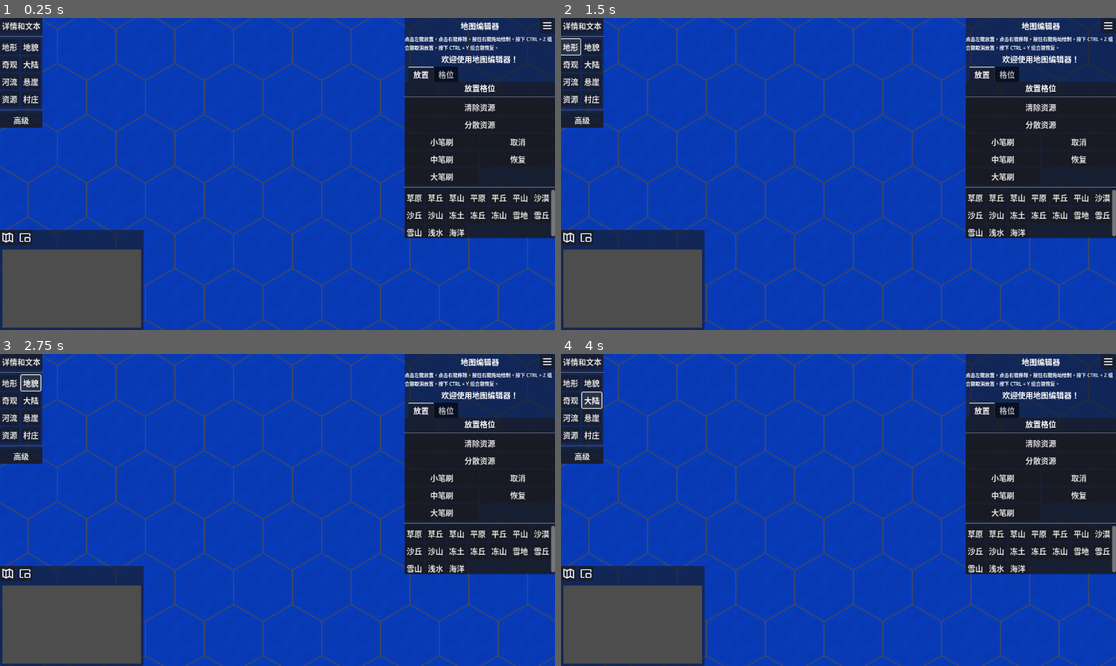
Above: before the commit, frames 1-4 (two rows, left to right).
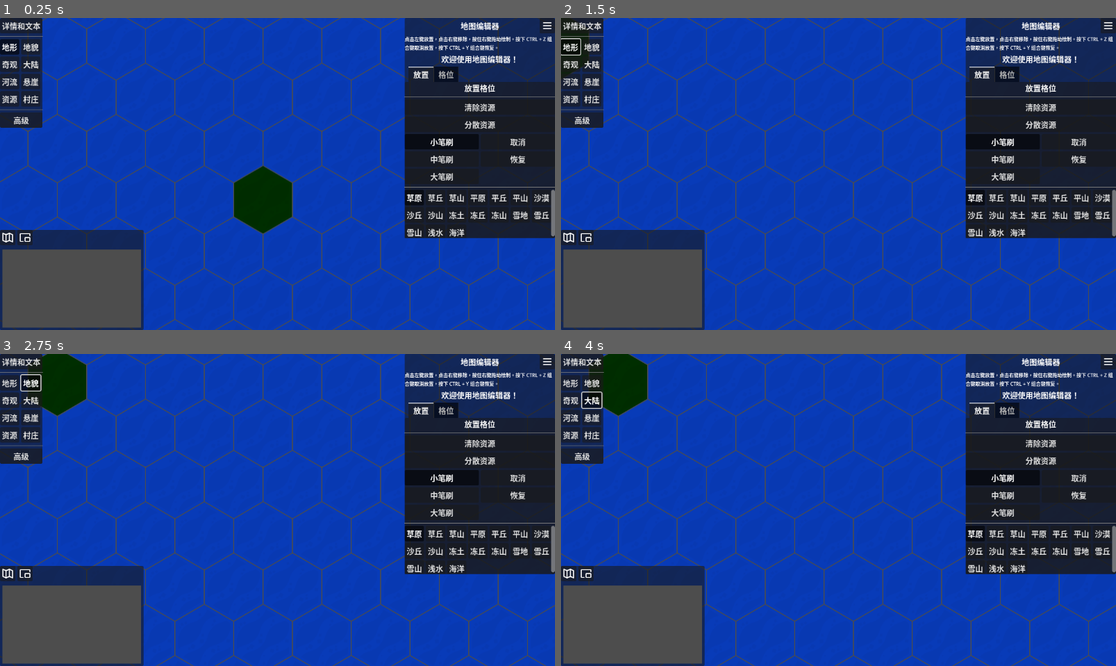
Above: after the commit, the same moments.

Repository: ZeromaXHe/MyGitRepository
Game: Godot game, scene res://scenes/map_editor/map_editor.tscn
Same seed, same stepped clock (60 frames per second), same inputs: the game is played once before the commit and once after it. This scene is started directly instead of the project's main scene.
Inputs:
- Up to frame 1 (0.25 s): no input
- Up to frame 2 (1.5 s): click "详情和文本" at 0.5 s; click "地形" at 1.25 s
- Up to frame 3 (2.75 s): click "地貌" at 2 s
- Up to frame 4 (4 s): click "奇观" at 2.75 s; click "大陆" at 3.5 s

The runs differ from the first frame. In frame 1, 7.7% of the frame differs, in the area x 0-100%, y 0-100%; in frame 2, 6.6%; in frame 3, 7.6%; in frame 4, 7.6%.

Commit message:
feature(GodotDemo): Civ6Copy 仿文明战棋游戏 - 地图编辑器（鼠标悬浮地块标记，创建草原地块和周围浅海、GUI 按钮组）

Diff:
--- a/GodotDemo/Civ6Copy/project.godot
+++ b/GodotDemo/Civ6Copy/project.godot
@@ -11,6 +11,6 @@
 [application]
 
 config/name="Civ6Copy"
-run/main_scene="res://scenes/main.tscn"
+run/main_scene="res://scenes/menu/main_menu.tscn"
 config/features=PackedStringArray("4.1", "Forward Plus")
 config/icon="res://icon.svg"
--- a/GodotDemo/Civ6Copy/scenes/gui/map_editor_gui.gd
+++ b/GodotDemo/Civ6Copy/scenes/gui/map_editor_gui.gd
@@ -7,9 +7,166 @@
 	GRID,
 }
 
+enum PlaceMode {
+	TERRAIN,
+	LANDSCAPE,
+	WONDER,
+	CONTINENT,
+	RIVER,
+	CLIFF,
+	RESOURCE,
+	VILLAGE,
+}
+
+enum TerrainType {
+	GRASS,
+	GRASS_HILL,
+	GRASS_MOUNTAIN,
+	PLAIN,
+	PLAIN_HILL,
+	PLAIN_MOUNTAIN,
+	DESERT,
+	DESERT_HILL,
+	DESERT_MOUNTAIN,
+	TUNDRA,
+	TUNDRA_HILL,
+	TUNDRA_MOUNTAIN,
+	SNOW,
+	SNOW_HILL,
+	SNOW_MOUNTAIN,
+	SHORE,
+	OCEAN,
+}
+
+enum PainterSize {
+	SMALL,
+	MID,
+	BIG,
+}
+
+var place_mode: PlaceMode = PlaceMode.TERRAIN
+var place_mode_group: ButtonGroup = null
+var terrain_type: TerrainType = TerrainType.GRASS
+var terrain_type_group: ButtonGroup = null
+var painter_size: PainterSize = PainterSize.SMALL
+var painter_size_group: ButtonGroup = null
 
 @onready var info_label: Label = $MarginContainer/RightTopPanelContainer/RtVBoxContainer/TitleVBoxContainer/InfoLabel
 @onready var rt_tab: TabContainer = $MarginContainer/RightTopPanelContainer/RtVBoxContainer/TabContainer
+# 左上角的选择放置模式的按钮
+@onready var terrain_button: Button = $MarginContainer/LeftTopPanelContainer/VBoxContainer/GridContainer/TerrainButton
+@onready var landscape_button: Button = $MarginContainer/LeftTopPanelContainer/VBoxContainer/GridContainer/LandscapeButton
+@onready var wonder_button: Button = $MarginContainer/LeftTopPanelContainer/VBoxContainer/GridContainer/WonderButton
+@onready var continent_button: Button = $MarginContainer/LeftTopPanelContainer/VBoxContainer/GridContainer/ContinentButton
+@onready var river_button: Button = $MarginContainer/LeftTopPanelContainer/VBoxContainer/GridContainer/RiverButton
+@onready var cliff_button: Button = $MarginContainer/LeftTopPanelContainer/VBoxContainer/GridContainer/CliffButton
+@onready var resource_button: Button = $MarginContainer/LeftTopPanelContainer/VBoxContainer/GridContainer/ResourceButton
+@onready var village_button: Button = $MarginContainer/LeftTopPanelContainer/VBoxContainer/GridContainer/VillageButton
+# 右边选择笔刷大小的按钮
+@onready var small_button: Button = $"MarginContainer/RightTopPanelContainer/RtVBoxContainer/TabContainer/放置/EditGridContainer/SmallButton"
+@onready var mid_button: Button = $"MarginContainer/RightTopPanelContainer/RtVBoxContainer/TabContainer/放置/EditGridContainer/MidButton"
+@onready var big_button: Button = $"MarginContainer/RightTopPanelContainer/RtVBoxContainer/TabContainer/放置/EditGridContainer/BigButton"
+# 右边放置地形时的按钮
+@onready var grass_button: Button = $"MarginContainer/RightTopPanelContainer/RtVBoxContainer/TabContainer/放置/ScrollContainer/TerrainGridContainer/GrassButton"
+@onready var grass_hill_button: Button = $"MarginContainer/RightTopPanelContainer/RtVBoxContainer/TabContainer/放置/ScrollContainer/TerrainGridContainer/GrassHillButton"
+@onready var grass_mountain_button: Button = $"MarginContainer/RightTopPanelContainer/RtVBoxContainer/TabContainer/放置/ScrollContainer/TerrainGridContainer/GrassMountainButton"
+@onready var plain_button: Button = $"MarginContainer/RightTopPanelContainer/RtVBoxContainer/TabContainer/放置/ScrollContainer/TerrainGridContainer/PlainButton"
+@onready var plain_hill_button: Button = $"MarginContainer/RightTopPanelContainer/RtVBoxContainer/TabContainer/放置/ScrollContainer/TerrainGridContainer/PlainHillButton"
+@onready var plain_mountain_button: Button = $"MarginContainer/RightTopPanelContainer/RtVBoxContainer/TabContainer/放置/ScrollContainer/TerrainGridContainer/PlainMountainButton"
+@onready var desert_button: Button = $"MarginContainer/RightTopPanelContainer/RtVBoxContainer/TabContainer/放置/ScrollContainer/TerrainGridContainer/DesertButton"
+@onready var desert_hill_button: Button = $"MarginContainer/RightTopPanelContainer/RtVBoxContainer/TabContainer/放置/ScrollContainer/TerrainGridContainer/DesertHillButton"
+@onready var desert_mountain_button: Button = $"MarginContainer/RightTopPanelContainer/RtVBoxContainer/TabContainer/放置/ScrollContainer/TerrainGridContainer/DesertMountainButton"
+@onready var tundra_button: Button = $"MarginContainer/RightTopPanelContainer/RtVBoxContainer/TabContainer/放置/ScrollContainer/TerrainGridContainer/TundraButton"
+@onready var tundra_hill_button: Button = $"MarginContainer/RightTopPanelContainer/RtVBoxContainer/TabContainer/放置/ScrollContainer/TerrainGridContainer/TundraHillButton"
+@onready var tundra_mountain_button: Button = $"MarginContainer/RightTopPanelContainer/RtVBoxContainer/TabContainer/放置/ScrollContainer/TerrainGridContainer/TundraMountainButton"
+@onready var snow_button: Button = $"MarginContainer/RightTopPanelContainer/RtVBoxContainer/TabContainer/放置/ScrollContainer/TerrainGridContainer/SnowButton"
+@onready var snow_hill_button: Button = $"MarginContainer/RightTopPanelContainer/RtVBoxContainer/TabContainer/放置/ScrollContainer/TerrainGridContainer/SnowHillButton"
+@onready var snow_mountain_button: Button = $"MarginContainer/RightTopPanelContainer/RtVBoxContainer/TabContainer/放置/ScrollContainer/TerrainGridContainer/SnowMountainButton"
+@onready var shore_button: Button = $"MarginContainer/RightTopPanelContainer/RtVBoxContainer/TabContainer/放置/ScrollContainer/TerrainGridContainer/ShoreButton"
+@onready var ocean_button: Button = $"MarginContainer/RightTopPanelContainer/RtVBoxContainer/TabContainer/放置/ScrollContainer/TerrainGridContainer/OceanButton"
+
+
+func _ready() -> void:
+	place_mode_group = terrain_button.button_group
+	place_mode_group.pressed.connect(handle_place_mode_group_pressed)
+	terrain_type_group = grass_button.button_group
+	terrain_type_group.pressed.connect(handle_terrain_type_group_pressed)
+	painter_size_group = small_button.button_group
+	painter_size_group.pressed.connect(handle_painter_size_group_pressed)
+
+
+func handle_place_mode_group_pressed(button: BaseButton) -> void:
+	match button:
+		terrain_button:
+			place_mode = PlaceMode.TERRAIN
+		landscape_button:
+			place_mode = PlaceMode.LANDSCAPE
+		wonder_button:
+			place_mode = PlaceMode.WONDER
+		continent_button:
+			place_mode = PlaceMode.CONTINENT
+		river_button:
+			place_mode = PlaceMode.RIVER
+		cliff_button:
+			place_mode = PlaceMode.CLIFF
+		resource_button:
+			place_mode = PlaceMode.RESOURCE
+		village_button:
+			place_mode = PlaceMode.VILLAGE
+		_:
+			printerr("wrong button in place mode group")
+
+
+func handle_terrain_type_group_pressed(button: BaseButton) -> void:
+	match button:
+		grass_button:
+			terrain_type = TerrainType.GRASS
+		grass_hill_button:
+			terrain_type = TerrainType.GRASS_HILL
+		grass_mountain_button:
+			terrain_type = TerrainType.GRASS_MOUNTAIN
+		plain_button:
+			terrain_type = TerrainType.PLAIN
+		plain_hill_button:
+			terrain_type = TerrainType.PLAIN_HILL
+		plain_mountain_button:
+			terrain_type = TerrainType.PLAIN_MOUNTAIN
+		desert_button:
+			terrain_type = TerrainType.DESERT
+		desert_hill_button:
+			terrain_type = TerrainType.DESERT_HILL
+		desert_mountain_button:
+			terrain_type = TerrainType.DESERT_MOUNTAIN
+		tundra_button:
+			terrain_type = TerrainType.TUNDRA
+		tundra_hill_button:
+			terrain_type = TerrainType.TUNDRA_HILL
+		tundra_mountain_button:
+			terrain_type = TerrainType.TUNDRA_MOUNTAIN
+		snow_button:
+			terrain_type = TerrainType.SNOW
+		snow_hill_button:
+			terrain_type = TerrainType.SNOW_HILL
+		snow_mountain_button:
+			terrain_type = TerrainType.SNOW_MOUNTAIN
+		shore_button:
+			terrain_type = TerrainType.SHORE
+		ocean_button:
+			terrain_type = TerrainType.OCEAN
+		_:
+			printerr("wrong button in terrain type group")
+
+
+func handle_painter_size_group_pressed(button: BaseButton) -> void:
+	match button:
+		small_button:
+			painter_size = PainterSize.SMALL
+		mid_button:
+			painter_size = PainterSize.MID
+		big_button:
+			painter_size = PainterSize.BIG
+		_:
+			printerr("wrong button in painter size group")
 
 
 func get_rt_tab_status() -> TabStatus:
--- a/GodotDemo/Civ6Copy/scenes/gui/map_editor_gui.tscn
+++ b/GodotDemo/Civ6Copy/scenes/gui/map_editor_gui.tscn
@@ -1,9 +1,12 @@
-[gd_scene load_steps=5 format=3 uid="uid://cw4d6w6b4mr0o"]
+[gd_scene load_steps=8 format=3 uid="uid://cw4d6w6b4mr0o"]
 
 [ext_resource type="Texture2D" uid="uid://bsp5g2cvvrsaa" path="res://assets/icon_park/汉堡图标_hamburger-button.svg" id="1_gwgln"]
 [ext_resource type="Script" path="res://scenes/gui/map_editor_gui.gd" id="1_lwefg"]
 [ext_resource type="Texture2D" uid="uid://x3lg83lirlhc" path="res://assets/icon_park/地图_map-draw.svg" id="2_05a4t"]
+[ext_resource type="ButtonGroup" uid="uid://ck2cfmt42etn6" path="res://scenes/gui/place_mode_btn_group.tres" id="2_ah4ra"]
 [ext_resource type="Texture2D" uid="uid://b1di533muewx2" path="res://assets/icon_park/全屏播放_full-screen-play.svg" id="3_8b823"]
+[ext_resource type="ButtonGroup" uid="uid://dcck466yvknxb" path="res://scenes/gui/terrain_mode_place_btn_group.tres" id="4_axx52"]
+[ext_resource type="ButtonGroup" uid="uid://25ektawcibr" path="res://scenes/gui/painter_size_btn_group.tres" id="4_xnhqu"]
 
 [node name="MapEditorGUI" type="CanvasLayer"]
 script = ExtResource("1_lwefg")
@@ -39,46 +42,63 @@
 layout_mode = 2
 tooltip_text = "地形
 热键：1"
+toggle_mode = true
+button_pressed = true
+button_group = ExtResource("2_ah4ra")
 text = "地形"
 
 [node name="LandscapeButton" type="Button" parent="MarginContainer/LeftTopPanelContainer/VBoxContainer/GridContainer"]
 layout_mode = 2
 tooltip_text = "地貌
 热键：2"
+toggle_mode = true
+button_group = ExtResource("2_ah4ra")
 text = "地貌"
 
 [node name="WonderButton" type="Button" parent="MarginContainer/LeftTopPanelContainer/VBoxContainer/GridContainer"]
 layout_mode = 2
 tooltip_text = "奇观
 热键：3"
+toggle_mode = true
+button_group = ExtResource("2_ah4ra")
 text = "奇观"
 
 [node name="ContinentButton" type="Button" parent="MarginContainer/LeftTopPanelContainer/VBoxContainer/GridContainer"]
 layout_mode = 2
 tooltip_text = "大陆
 热键：4"
+toggle_mode = true
+button_group = ExtResource("2_ah4ra")
 text = "大陆"
 
 [node name="RiverButton" type="Button" parent="MarginContainer/LeftTopPanelContainer/VBoxContainer/GridContainer"]
 layout_mode = 2
+toggle_mode = true
+button_group = ExtResource("2_ah4ra")
 text = "河流"
 
 [node name="CliffButton" type="Button" parent="MarginContainer/LeftTopPanelContainer/VBoxContainer/GridContainer"]
 layout_mode = 2
 tooltip_text = "悬崖
 热键：6"
+toggle_mode = true
+button_group = ExtResource("2_ah4ra")
 text = "悬崖"
 
 [node name="ResourceButton" type="Button" parent="MarginContainer/LeftTopPanelContainer/VBoxContainer/GridContainer"]
 layout_mode = 2
 tooltip_text = "资源
 热键：7"
+toggle_mode = true
+button_group = ExtResource("2_ah4ra")
 text = "资源"
 
 [node name="VillageButton" type="Button" parent="MarginContainer/LeftTopPanelContainer/VBoxContainer/GridContainer"]
 layout_mode = 2
 tooltip_text = "部落村庄
 热键：8"
+toggle_mode = true
+button_group = ExtResource("2_ah4ra")
 text = "村庄"
 
 [node name="HSeparator2" type="HSeparator" parent="MarginContainer/LeftTopPanelContainer/VBoxContainer"]
@@ -162,6 +182,9 @@
 layout_mode = 2
 size_flags_horizontal = 3
 tooltip_text = "选择小笔刷（1个格位）"
+toggle_mode = true
+button_pressed = true
+button_group = ExtResource("4_xnhqu")
 text = "小笔刷"
 
 [node name="CancelButton" type="Button" parent="MarginContainer/RightTopPanelContainer/RtVBoxContainer/TabContainer/放置/EditGridContainer"]
@@ -174,6 +197,8 @@
 layout_mode = 2
 size_flags_horizontal = 3
 tooltip_text = "选择中笔刷（7个格位）"
+toggle_mode = true
+button_group = ExtResource("4_xnhqu")
 text = "中笔刷"
 
 [node name="RestoreButton" type="Button" parent="MarginContainer/RightTopPanelContainer/RtVBoxContainer/TabContainer/放置/EditGridContainer"]
@@ -186,6 +211,8 @@
 layout_mode = 2
 size_flags_horizontal = 3
 tooltip_text = "选择大笔刷（19个格位）"
+toggle_mode = true
+button_group = ExtResource("4_xnhqu")
 text = "大笔刷"
 
 [node name="HSeparator2" type="HSeparator" parent="MarginContainer/RightTopPanelContainer/RtVBoxContainer/TabContainer/放置"]
@@ -203,86 +230,121 @@
 [node name="GrassButton" type="Button" parent="MarginContainer/RightTopPanelContainer/RtVBoxContainer/TabContainer/放置/ScrollContainer/TerrainGridContainer"]
 layout_mode = 2
 tooltip_text = "草原"
+toggle_mode = true
+button_pressed = true
+button_group = ExtResource("4_axx52")
 text = "草原"
 
 [node name="GrassHillButton" type="Button" parent="MarginContainer/RightTopPanelContainer/RtVBoxContainer/TabContainer/放置/ScrollContainer/TerrainGridContainer"]
 layout_mode = 2
 tooltip_text = "草原（丘陵）"
+toggle_mode = true
+button_group = ExtResource("4_axx52")
 text = "草丘"
 
 [node name="GrassMountainButton" type="Button" parent="MarginContainer/RightTopPanelContainer/RtVBoxContainer/TabContainer/放置/ScrollContainer/TerrainGridContainer"]
 layout_mode = 2
 tooltip_text = "草原（山脉）"
+toggle_mode = true
+button_group = ExtResource("4_axx52")
 text = "草山"
 
 [node name="PlainButton" type="Button" parent="MarginContainer/RightTopPanelContainer/RtVBoxContainer/TabContainer/放置/ScrollContainer/TerrainGridContainer"]
 layout_mode = 2
 tooltip_text = "平原"
+toggle_mode = true
+button_group = ExtResource("4_axx52")
 text = "平原"
 
 [node name="PlainHillButton" type="Button" parent="MarginContainer/RightTopPanelContainer/RtVBoxContainer/TabContainer/放置/ScrollContainer/TerrainGridContainer"]
 layout_mode = 2
 tooltip_text = "平原（丘陵）"
+toggle_mode = true
+button_group = ExtResource("4_axx52")
 text = "平丘"
 
 [node name="PlainMountainButton" type="Button" parent="MarginContainer/RightTopPanelContainer/RtVBoxContainer/TabContainer/放置/ScrollContainer/TerrainGridContainer"]
 layout_mode = 2
 tooltip_text = "平原（山脉）"
+toggle_mode = true
+button_group = ExtResource("4_axx52")
 text = "平山"
 
 [node name="DesertButton" type="Button" parent="MarginContainer/RightTopPanelContainer/RtVBoxContainer/TabContainer/放置/ScrollContainer/TerrainGridContainer"]
 layout_mode = 2
 tooltip_text = "沙漠"
+toggle_mode = true
+button_group = ExtResource("4_axx52")
 text = "沙漠"
 
 [node name="DesertHillButton" type="Button" parent="MarginContainer/RightTopPanelContainer/RtVBoxContainer/TabContainer/放置/ScrollContainer/TerrainGridContainer"]
 layout_mode = 2
 tooltip_text = "沙漠（丘陵）"
+toggle_mode = true
+button_group = ExtResource("4_axx52")
 text = "沙丘"
 
 [node name="DesertMountainButton" type="Button" parent="MarginContainer/RightTopPanelContainer/RtVBoxContainer/TabContainer/放置/ScrollContainer/TerrainGridContainer"]
 layout_mode = 2
 tooltip_text = "沙漠（山脉）"
+toggle_mode = true
+button_group = ExtResource("4_axx52")
 text = "沙山"
 
 [node name="TundraButton" type="Button" parent="MarginContainer/RightTopPanelContainer/RtVBoxContainer/TabContainer/放置/ScrollContainer/TerrainGridContainer"]
 layout_mode = 2
 tooltip_text = "冻土"
+toggle_mode = true
+button_group = ExtResource("4_axx52")
 text = "冻土"
 
 [node name="TundraHillButton" type="Button" parent="MarginContainer/RightTopPanelContainer/RtVBoxContainer/TabContainer/放置/ScrollContainer/TerrainGridContainer"]
 layout_mode = 2
 tooltip_text = "冻土（丘陵）"
+toggle_mode = true
+button_group = ExtResource("4_axx52")
 text = "冻丘"
 
 [node name="TundraMountainButton" type="Button" parent="MarginContainer/RightTopPanelContainer/RtVBoxContainer/TabContainer/放置/ScrollContainer/TerrainGridContainer"]
 layout_mode = 2
 tooltip_text = "冻土（山脉）"
+toggle_mode = true
+button_group = ExtResource("4_axx52")
 text = "冻山"
 
 [node name="SnowButton" type="Button" parent="MarginContainer/RightTopPanelContainer/RtVBoxContainer/TabContainer/放置/ScrollContainer/TerrainGridContainer"]
 layout_mode = 2
 tooltip_text = "雪地"
+toggle_mode = true
+button_group = ExtResource("4_axx52")
 text = "雪地"
 
 [node name="SnowHillButton" type="Button" parent="MarginContainer/RightTopPanelContainer/RtVBoxContainer/TabContainer/放置/ScrollContainer/TerrainGridContainer"]
 layout_mode = 2
 tooltip_text = "雪地（丘陵）"
+toggle_mode = true
+button_group = ExtResource("4_axx52")
 text = "雪丘"
 
 [node name="SnowMountainButton" type="Button" parent="MarginContainer/RightTopPanelContainer/RtVBoxContainer/TabContainer/放置/ScrollContainer/TerrainGridContainer"]
 layout_mode = 2
 tooltip_text = "雪地（山脉）"
+toggle_mode = true
+button_group = ExtResource("4_axx52")
 text = "雪山"
 
 [node name="ShoreButton" type="Button" parent="MarginContainer/RightTopPanelContainer/RtVBoxContainer/TabContainer/放置/ScrollContainer/TerrainGridContainer"]
 layout_mode = 2
 tooltip_text = "海岸与湖泊"
+toggle_mode = true
+button_group = ExtResource("4_axx52")
 text = "浅水"
 
 [node name="OceanButton" type="Button" parent="MarginContainer/RightTopPanelContainer/RtVBoxContainer/TabContainer/放置/ScrollContainer/TerrainGridContainer"]
 layout_mode = 2
 tooltip_text = "海洋"
+toggle_mode = true
+button_group = ExtResource("4_axx52")
 text = "海洋"
 
 [node name="格位" type="VBoxContainer" parent="MarginContainer/RightTopPanelContainer/RtVBoxContainer/TabContainer"]
--- /dev/null
+++ b/GodotDemo/Civ6Copy/scenes/gui/painter_size_btn_group.tres
@@ -0,0 +1,3 @@
+[gd_resource type="ButtonGroup" format=3 uid="uid://25ektawcibr"]
+
+[resource]
--- /dev/null
+++ b/GodotDemo/Civ6Copy/scenes/gui/place_mode_btn_group.tres
@@ -0,0 +1,3 @@
+[gd_resource type="ButtonGroup" format=3 uid="uid://ck2cfmt42etn6"]
+
+[resource]
--- /dev/null
+++ b/GodotDemo/Civ6Copy/scenes/gui/terrain_mode_place_btn_group.tres
@@ -0,0 +1,3 @@
+[gd_resource type="ButtonGroup" format=3 uid="uid://dcck466yvknxb"]
+
+[resource]
--- a/GodotDemo/Civ6Copy/scenes/map_editor/map_editor.gd
+++ b/GodotDemo/Civ6Copy/scenes/map_editor/map_editor.gd
@@ -2,20 +2,27 @@
 extends Node2D
 
 
+# 地图类型
 enum MapType {
-	BLANK,
+	BLANK, # 空白地图
 }
 
-
+# 地图尺寸
 enum MapSize {
-	DUAL,
+	DUAL, # 决斗
 }
 
+# 地图尺寸和格子数的映射字典
 const size_dict: Dictionary = {
-	0: Vector2i(40, 20),
+	0: Vector2i(44, 26),
 }
 
+# 左键点击开始时相对镜头的本地坐标
 var _from_camera_position := Vector2(-1, -1)
+# 鼠标悬浮的图块坐标
+var _mouse_hover_tile_coord := Vector2i(-1, -1)
+var _map_size: MapSize
+var _map_type: MapType
 
 @onready var tile_map: TileMap = $TileMap
 @onready var camera: CameraManager = $Camera2D
@@ -23,16 +30,38 @@
 
 
 func _ready() -> void:
+	_map_size = MapSize.DUAL
+	_map_type = MapType.BLANK
 	initialize_map(MapType.BLANK, MapSize.DUAL)
 	initialize_camera(MapSize.DUAL)
 
+
+func _process(delta: float) -> void:
+	var map_coord: Vector2i = tile_map.local_to_map(tile_map.to_local(get_global_mouse_position()))
+	paint_new_green_chosen_area(map_coord)
+
+
+func paint_new_green_chosen_area(map_coord: Vector2i) -> void:
+	# 只在放置模式下绘制鼠标悬浮地块
+	if gui.get_rt_tab_status() != MapEditorGUI.TabStatus.PLACE:
+		return
+	if map_coord == _mouse_hover_tile_coord:
+		return
+	if gui.painter_size == MapEditorGUI.PainterSize.SMALL:
+		# 擦除原图块
+		tile_map.set_cell(1, _mouse_hover_tile_coord)
+		# 新增新图块
+		tile_map.set_cell(1, map_coord,
+				tile_map.get_cell_source_id(0, map_coord),
+				tile_map.get_cell_atlas_coords(0, map_coord))
+		_mouse_hover_tile_coord = map_coord
 
 func _unhandled_input(event: InputEvent) -> void:
 	if event is InputEventMouseButton:
 		if event.button_index == MOUSE_BUTTON_LEFT:
 			get_viewport().set_input_as_handled()
 			if event.is_pressed():
-				print("clicked mouse left button")
+				#print("clicked mouse left button")
 				# 开始拖拽镜头
 				camera.start_drag(event.position)
 				# 选取图块
@@ -41,12 +70,33 @@
 				get_viewport().set_input_as_handled()
 				camera.end_drag()
 				if camera.to_local(get_global_mouse_position()).distance_to(_from_camera_position) < 20:
-					var map_coord = tile_map.local_to_map(tile_map.to_local(get_global_mouse_position()))
+					var map_coord: Vector2i = tile_map.local_to_map(tile_map.to_local(get_global_mouse_position()))
 					gui.set_info_label_text("选中 (" + str(map_coord.x) + "，" + str(map_coord.y) + ")")
+					paint_map(map_coord)
 	elif event is InputEventMouseMotion:
 		# 拖拽镜头过程中
 		get_viewport().set_input_as_handled()
 		camera.drag(event.position)
+
+
+func paint_map(map_coord: Vector2i) -> void:
+	if gui.place_mode != MapEditorGUI.PlaceMode.TERRAIN \
+			or gui.terrain_type != MapEditorGUI.TerrainType.GRASS \
+			or gui.painter_size != MapEditorGUI.PainterSize.SMALL:
+		return
+	# 绘制草原
+	tile_map.set_cell(0, map_coord, 0, Vector2i(5, 1))
+	var surroundings: Array[Vector2i] = tile_map.get_surrounding_cells(map_coord)
+	var size: Vector2i = size_dict[_map_size]
+	for coord in surroundings:
+		# 超出地图范围的不处理
+		if coord.x < 0 and coord.x >= size.x and coord.y < 0 and coord.y >= size.y:
+			continue
+		# 仅深海需要改为浅海
+		if tile_map.get_cell_source_id(0, coord) != 2:
+			continue
+		# 绘制浅海海岸
+		tile_map.set_cell(0, coord, 1, Vector2i(0, 0))
 
 
 func initialize_map(map_type: MapType, map_size: MapSize) -> void:
--- a/GodotDemo/Civ6Copy/scenes/map_editor/map_editor.tscn
+++ b/GodotDemo/Civ6Copy/scenes/map_editor/map_editor.tscn
@@ -11,6 +11,14 @@
 [node name="TileMap" type="TileMap" parent="."]
 tile_set = ExtResource("1_xpdht")
 format = 2
+layer_0/name = "地图层"
+layer_1/name = "选择区域层"
+layer_1/enabled = true
+layer_1/modulate = Color(0, 0.784314, 0, 1)
+layer_1/y_sort_enabled = false
+layer_1/y_sort_origin = 0
+layer_1/z_index = 0
+layer_1/tile_data = PackedInt32Array()
 
 [node name="Camera2D" type="Camera2D" parent="."]
 script = ExtResource("3_0wudy")
--- a/GodotDemo/Civ6Copy/scenes/menu/create_map_menu.gd
+++ b/GodotDemo/Civ6Copy/scenes/menu/create_map_menu.gd
@@ -30,3 +30,7 @@
 	main_vbox.visible = false
 	advanced_option_button.visible = false
 	advanced_option_vbox.visible = true
+
+
+func _on_create_button_pressed() -> void:
+	get_tree().change_scene_to_file("res://scenes/map_editor/map_editor.tscn")
--- a/GodotDemo/Civ6Copy/scenes/menu/create_map_menu.tscn
+++ b/GodotDemo/Civ6Copy/scenes/menu/create_map_menu.tscn
@@ -248,3 +248,4 @@
 
 [connection signal="pressed" from="MarginContainer/PanelContainer/VBoxContainer/MarginContainer/BackButton" to="." method="_on_back_button_pressed"]
 [connection signal="pressed" from="MarginContainer/PanelContainer/VBoxContainer/MarginContainer2/AdvancedOptionsButton" to="." method="_on_advanced_options_button_pressed"]
+[connection signal="pressed" from="MarginContainer/PanelContainer/VBoxContainer/PanelContainer/CreateButton" to="." method="_on_create_button_pressed"]
